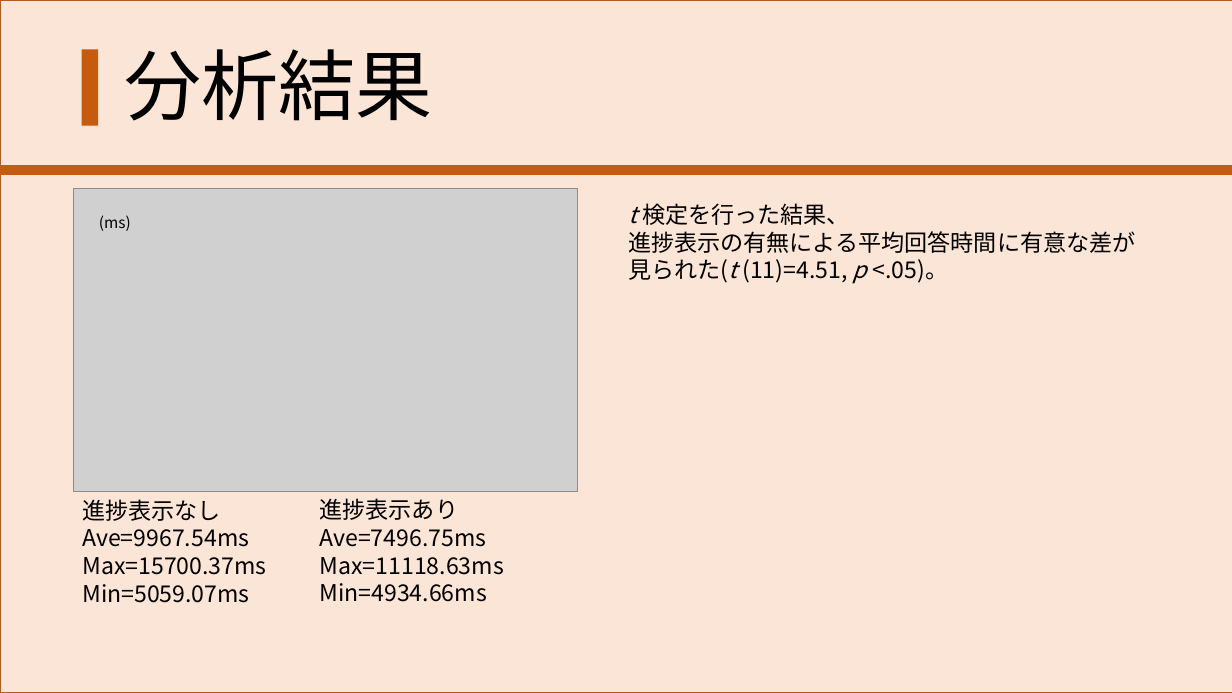
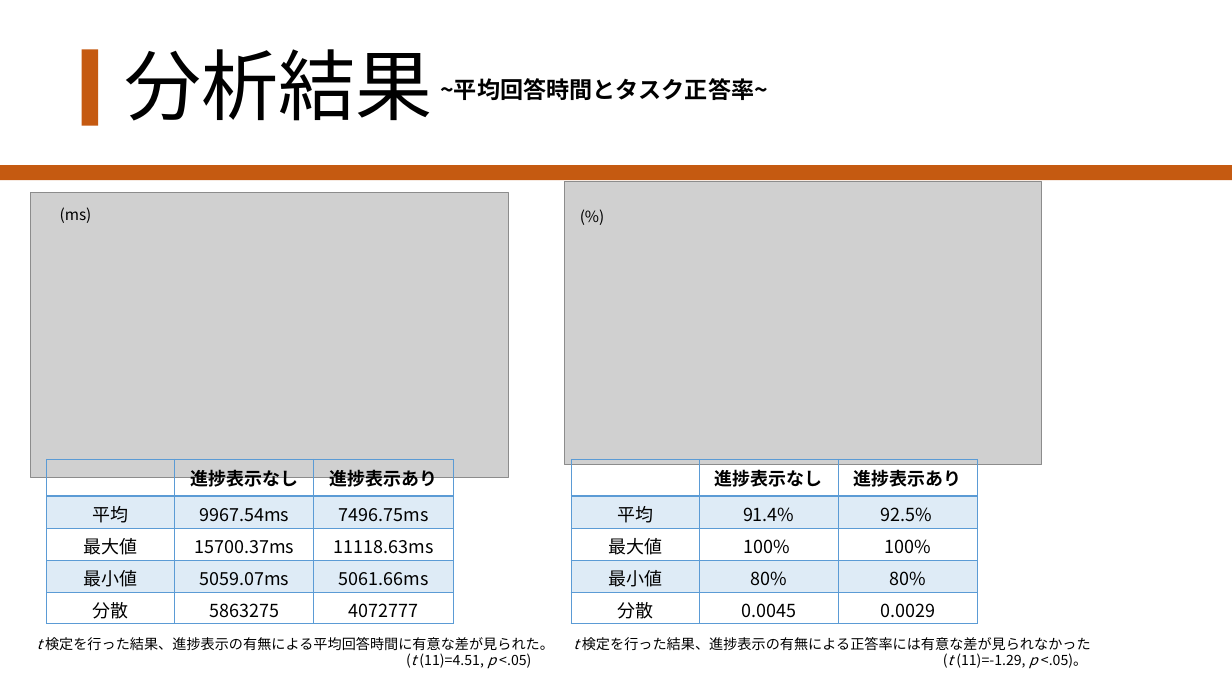
Before and after one commit to Shuhei-pp/graduation_thesis, a slide deck: slide 9 of 発表_p/20221212_発表.pptx (slide 8 before the commit). Drawn at 1232x693 pixels with LibreOffice and Linux fonts; fonts in the diff are those of the drawing; grey boxes stand for pictures. Boxes give left, top, right and bottom in pixels: in the first picture for what was removed or moved away, otherwise in the second. Text is boxed around its words. In the diff, an @@ line names an element or a change of style, - is before the commit and + after.

```diff
--- a/発表_p/20221212_発表.pptx
+++ b/発表_p/20221212_発表.pptx
@@ rectangle removed at (0, 0, 1232, 693) @@
@@ text added at (440, 78, 768, 100), 18 pt, text #000000, bold @@
+~平均回答時間とタスク正答率~
@@ rectangle: place and size @@
-rectangle at (0, 165, 1232, 176)
+rectangle at (0, 165, 1232, 180)
@@ picture: place and size @@
-picture at (73, 189, 578, 492)
+picture at (30, 192, 508, 477)
@@ text "(ms)": place and size @@
-text "(ms)" at (99, 215, 131, 231)
+text "(ms)" at (60, 207, 92, 223)
@@ picture added at (565, 182, 1043, 465) @@
@@ text added at (571, 202, 625, 230), 12 pt, text #000000 @@
+(%)
@@ table added at (46, 459, 454, 624), 5 rows, 3 columns @@
+ | 進捗表示なし | 進捗表示あり
+平均 | 9967.54ms | 7496.75ms
+最大値 | 15700.37ms | 11118.63ms
+最小値 | 5059.07ms | 5061.66ms
+分散 | 5863275 | 4072777
@@ table added at (571, 459, 979, 624), 5 rows, 3 columns @@
+ | 進捗表示なし | 進捗表示あり
+平均 | 91.4% | 92.5%
+最大値 | 100% | 100%
+最小値 | 80% | 80%
+分散 | 0.0045 | 0.0029
@@ text removed at (82, 499, 266, 603) @@
-進捗表示なし
-Ave=9967.54ms
-Max=15700.37ms
-Min=5059.07ms
@@ text removed at (320, 498, 504, 602) @@
-進捗表示あり
-Ave=7496.75ms
-Max=11118.63ms
-Min=4934.66ms
@@ text at (37, 637, 554, 669): text changed; size 18 to 11 pt @@
-t 検定を行った結果、
-進捗表示の有無による平均回答時間に有意な差が
-見られた(t (11)=4.51, p <.05)。
+t 検定を行った結果、進捗表示の有無による平均回答時間に有意な差が見られた。
+(t (11)=4.51, p <.05)
@@ text added at (573, 637, 1091, 669), 11 pt, text #000000 @@
+t 検定を行った結果、進捗表示の有無による正答率には有意な差が見られなかった
+(t (11)=-1.29, p <.05)。
```
Also in this commit, not shown: 11 other slides changed, 1 slide added, 5 slides removed, 9 other files.
